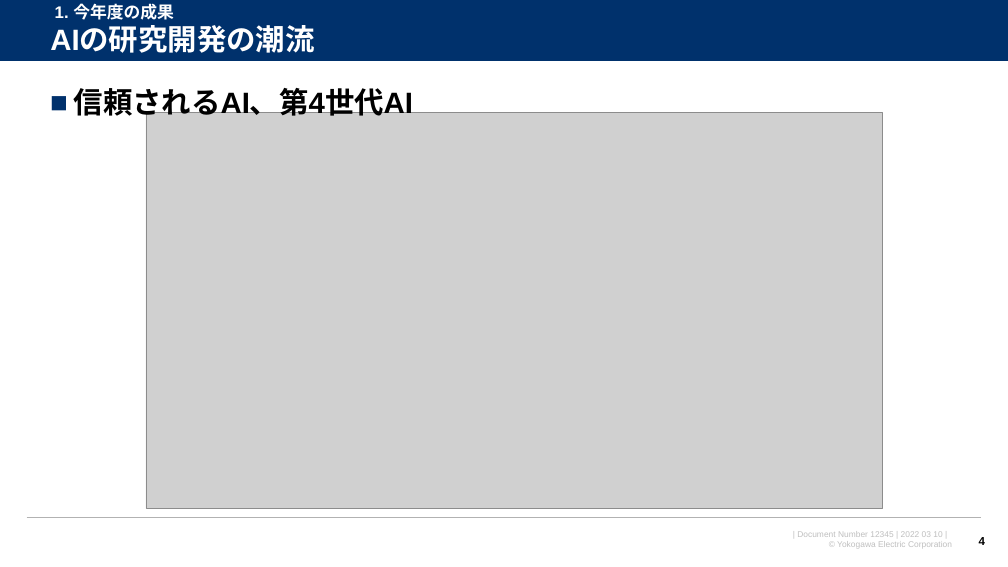
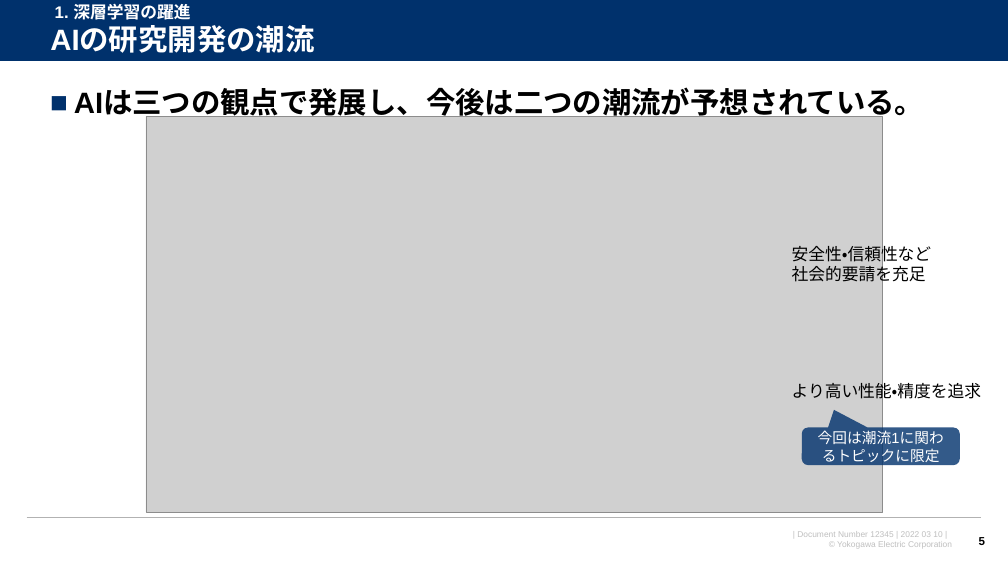
Before and after one commit to watarukumagai-git/opt, a slide deck: slide 5 of MMW/20220310_MMW_kumagai_rev.0.pptx (slide 4 before the commit). Drawn at 1008x567 pixels with LibreOffice and Linux fonts; fonts in the diff are those of the drawing; grey boxes stand for pictures; background and template pictures are left out. Boxes give left, top, right and bottom in pixels: in the first picture for what was removed or moved away, otherwise in the second. Text is boxed around its words. In the diff, an @@ line names an element or a change of style, - is before the commit and + after.

```diff
--- a/MMW/20220310_MMW_kumagai_rev.0.pptx
+++ b/MMW/20220310_MMW_kumagai_rev.0.pptx
@@ text at [55,4,190,20]: text changed @@
-1. 今年度の成果
+1. 深層学習の躍進
@@ text at [74,90,925,119]: text changed @@
-■ 信頼されるAI、第4世代AI
+■ AIは三つの観点で発展し、今後は二つの潮流が予想されている。
@@ picture: place and size @@
-picture at [146,113,882,508]
+picture at [146,116,882,512]
@@ text added at [792,243,932,285], 16 pt, text #000000 @@
+安全性・信頼性など社会的要請を充足
@@ text added at [792,380,981,402], 16 pt, text #000000 @@
+より高い性能・精度を追求
@@ rounded speech box added at [802,428,960,466], fill #00316C at 80% opacity, 14 pt, text #FFFFFF @@
+今回は潮流1に関わるトピックに限定
@@ page number at [979,536,985,548]: text changed @@
-4
+5
```
Also in this commit, not shown: 9 other slides changed, 4 slides added, 7 slides removed, 1 other file.
